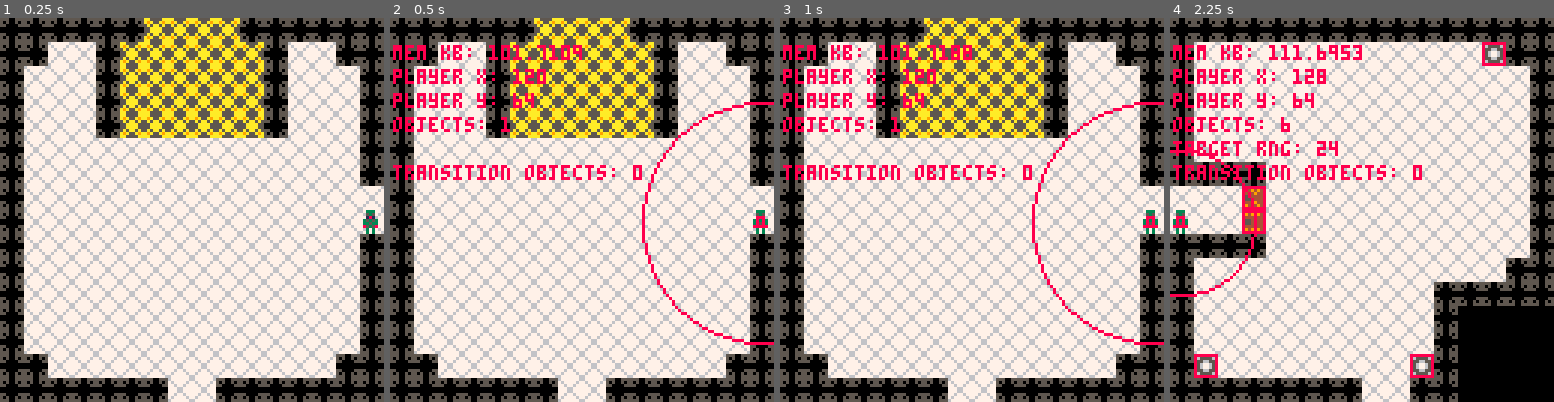
Above: before the commit, frames 1-4 (left to right).
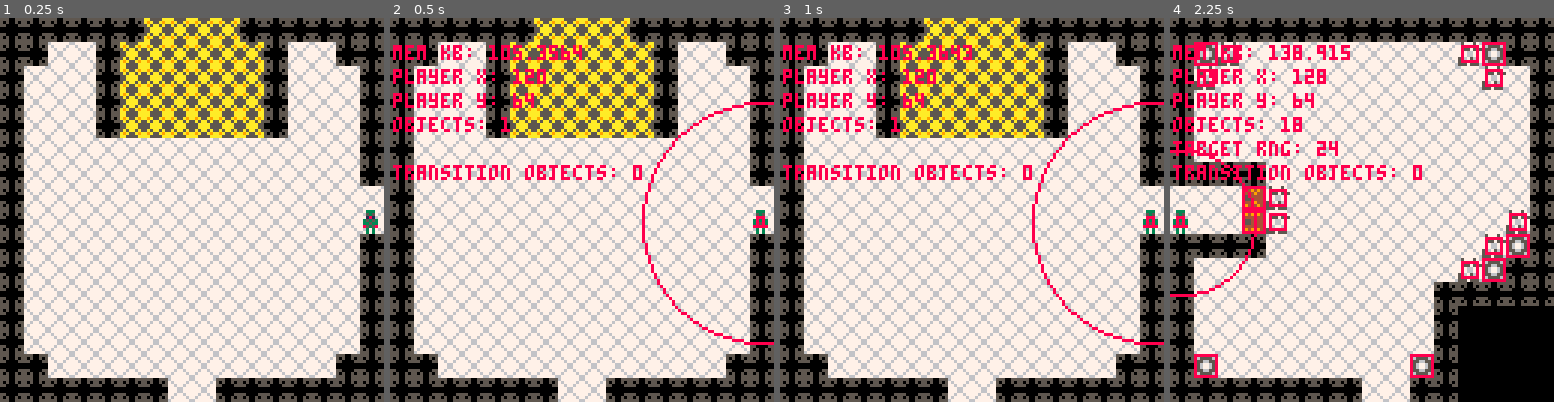
Above: after the commit, the same moments.

Repository: rledford/pico-door
Game: PICO-8 cartridge door.p8
Same seed, same stepped clock (60 frames per second), same inputs: the game is played once before the commit and once after it.
Inputs:
- Up to frame 1 (0.25 s): no input
- Up to frame 2 (0.5 s): tap X (X key) at 0.33 s
- Up to frame 3 (1 s): tap O (Z key) at 0.7 s
- Up to frame 4 (2.25 s): tap X (X key) at 1.07, 1.85 s; hold Right 1.6-2.1 s; tap O (Z key) at 1.7, 2.1 s; hold Up from 2.15 s (still down)

Frame 1 is identical in both runs. In frame 2, 0.1% of the frame differs, in the area x 32-50%, y 7-11%; in frame 3, 0.2%; in frame 4, 3.1%, in the area x 6-94%, y 6-69%.

Commit message:
Add spike traps. Use closest target for auto-target instead of prioritizing threat. Rework spike tiles.

Diff:
--- a/door.p8
+++ b/door.p8
@@ -24,6 +24,11 @@
 -- [x] add particle effects when destroying objects
 -- [x] add xp drops
 -- [x] make destoyed enemy particles match enemy colors
+-- [x] add floor spike traps
+-- [] add wall projectile traps activated by floor tiles (hits player and enemies)
+-- [] add health pickup
+-- [] enemies have low chance to drop health pickup
+-- [] make pickups have random position within area of the enemy sprite
 -- [] add levelup
 -- [] add window
 -- [] make window interactive
@@ -32,8 +37,6 @@
 -- [] apply selected upgrade to player and close levelup window
 -- [] persist which chests have been destroyed
 -- [] make destroyed chests not respawn when reentering room
--- [] add floor spike traps
--- [] add wall projectile traps activated by floor tiles (hits player and enemies)
 -- [] tune enemy movement and damage
 -- [] make enemy spawn points configurable or pull from different type pools based on conditions
 
@@ -61,7 +64,7 @@
 TILE_HALF_SIZE = TILE_SIZE/2
 SCREEN_SIZE = 128
 SCREEN_TILES = SCREEN_SIZE/TILE_SIZE
-MAX_ROOM_OBJECTS = 32
+MAX_ROOM_OBJECTS = 50
 
 NO_GROUP = 0
 PLAYER_GROUP = 1
@@ -69,6 +72,7 @@
 HURT_FLASH_PAL = {8,8,8,8,8,8,8,8,8,8,8,8,8,8,8,8}
 FLOOR_TILE = 2
 DOOR_TILE = 3
+SPIKE_TILE = 4
 ENEMY_SPAWN_TILE = 6
 
 -- globals --
@@ -130,7 +134,7 @@
 	end
 	draw_object(player)
 	if player.target ~= nil then
-		spr(20, player.target.x, player.target.y)
+		spr(13, player.target.x, player.target.y)
 	end
 	draw_particles()
 	if debug then
@@ -459,6 +463,46 @@
 		end
 	end,
 	update=function(this)
+	end
+}
+
+spike_type = {
+	init=function(this)
+		this.hitbox = {x=1,y=1,w=6,h=6}
+		this.frames = {16,17,18}
+		this.frame_times = {5,5,100}
+		this.current_frame = index_of(this.frames, rnd(this.frames))
+		this.frame_time = 0
+		this.frame_step = 1
+		this.reset_time = 100
+		this.reset_timer = 0
+		this.touch_damage = 0
+		this.targetable = false
+		this.collidable = true
+	end,
+	update=function(this)
+		if this.reset_timer > 0 then
+			this.reset_timer -= 1
+			return
+		end
+		this.frame_time += 1
+		if this.frame_time >= this.frame_times[this.current_frame] then
+			this.frame_time = 0
+			if this.current_frame == count(this.frames) then
+				this.frame_step = -1
+			elseif this.current_frame == 1 then
+				if this.frame_step == -1 then
+					this.frame_step = 1
+					this.reset_timer = this.reset_time
+					return
+				end
+			end
+			this.current_frame += this.frame_step
+			this.touch_damage = this.current_frame == count(this.frames) and 10 or 0
+		end
+	end,
+	draw=function(this)
+		spr(this.frames[this.current_frame], this.x, this.y)
 	end
 }
 
@@ -632,13 +676,18 @@
 			if obj ~= other and other.targetable and other.group == group then
 				range = get_range(obj, other)
 				if range > 0 and range <= obj.auto_target_radius then
-					if target.obj == nil or
-					(target.obj.threat < other.threat or
-						(target.obj.threat == other.threat and target.range > range)
-					) then
+					if target.obj == nil or range < target.range then
 						target.obj = other
 						target.range = range
 					end
+					-- prioritized by threat
+					-- if target.obj == nil or
+					-- (target.obj.threat < other.threat or
+					-- 	(target.obj.threat == other.threat and target.range > range)
+					-- ) then
+					-- 	target.obj = other
+					-- 	target.range = range
+					-- end
 				end
 			end
 		end
@@ -928,6 +977,8 @@
 				init_object(door_type, c*TILE_SIZE, r*TILE_SIZE)
 			elseif tile_type == ENEMY_SPAWN_TILE then
 				make_enemy_spawn_point(c*TILE_SIZE,r*TILE_SIZE, {eye_type,fang_type,bug_type, skull_type}, 100)
+			elseif tile_type == SPIKE_TILE then
+				init_object(spike_type, c*TILE_SIZE, r*TILE_SIZE)
 			end
 		end
 	end
@@ -984,22 +1035,22 @@
 	return {x=flr(dest.x-pos.x),y=flr(dest.y-pos.y)}
 end
 __gfx__
-0000000055500555677777764444444411111111aa5555aa67766776090000900900009000000000000000000000000000000000000000006666666669a99a96
-0000000050500505767777674949494511111111a9a55a9a76555567909090099909909900000000000000000000000000000000000000006444444664944946
-00700700550000557767767744449449111111115a5aa5a5755665570000009009000000000000000000000000000000000000000000000049a99a9440000004
-000770000000000077766777455444441111111155aaaa5565677656090900000000909000000000000000000000000000000000000000004494494440000004
-000770000000000077766777455444441111111155aaaa55656776560000909009090000000000000000000000000000000000000000000049a99a9449a99a94
-00700700550000557767767744449449111111115a5aa5a5755665570900000000000090000000000000000000000000000000000000000049a99a9449a99a94
-0000000050500505767777674949494511111111a9a55a9a765555679009090999909099000000000000000000000000000000000000000049a99a9449a99a94
-0000000055500555677777764444444411111111aa5555aa67766776090000900900009000000000000000000000000000000000000000004444444444444444
-66666666667666766666666655555555880000880000000000000000000000000000000000000000000000000000000000000000000000000000000000000000
-66666666667766776666666655155155800000080000000000000000000000000000000000000000000000000000000000000000000000000011d00000011100
-6655665566556655665555665555555500000000000000000000000000000000000000000000000000000000000000000000b000000030000010011001d00d00
-666666666666666666566566515555150000000000000000000000000000000000000000000000000000000000000000000b3b000003b3000d0d10100101d010
-6666666667666766665665665155551500000000000000000000000000000000000000000000000000000000000000000000b000000030000101d0d0010d1010
-66666666677667766655556655555555000000000000000000000000000000000000000000000000000000000000000000000000000000000110010000d00d10
-6556655665566556666666665515515580000008000000000000000000000000000000000000000000000000000000000000000000000000000d110000111000
-66666666666666666666666655555555880000880000000000000000000000000000000000000000000000000000000000000000000000000000000000000000
+0000000055500555677777764444444467777776aa5555aa67766776090000900900009000000000000000000000000000000000880000886666666669a99a96
+0000000050500505767777674949494576777767a9a55a9a76555567909090099909909900000000000000000000000000000000800000086444444664944946
+00700700550000557767767744449449755575555a5aa5a5755665570000009009000000000000000000000000000000000000000000000049a99a9440000004
+000770000000000077766777455444447776677755aaaa5565677656090900000000909000000000000000000000000000000000000000004494494440000004
+000770000000000077766777455444447776677755aaaa55656776560000909009090000000000000000000000000000000000000000000049a99a9449a99a94
+00700700550000557767767744449449776776775a5aa5a5755665570900000000000090000000000000000000000000000000000000000049a99a9449a99a94
+0000000050500505767777674949494576777767a9a55a9a765555679009090999909099000000000000000000000000000000008000000849a99a9449a99a94
+0000000055500555677777764444444455575556aa5555aa67766776090000900900009000000000000000000000000000000000880000884444444444444444
+00000000000000000500050000000000000000000000000000000000000000000000000000000000000000000000000000000000000000000000000000000000
+00000000050005000550055000000000000000000000000000000000000000000000000000000000000000000000000000000000000000000011d00000011100
+0555055505550555055505550000000000000000000000000000000000000000000000000000000000000000000000000000b000000030000010011001d00d00
+000000000000000000000000000000000000000000000000000000000000000000000000000000000000000000000000000b3b000003b3000d0d10100101d010
+0000000000000000000000000000000000000000000000000000000000000000000000000000000000000000000000000000b000000030000101d0d0010d1010
+00000000000000005000500000000000000000000000000000000000000000000000000000000000000000000000000000000000000000000110010000d00d10
+0000000050005000550055000000000000000000000000000000000000000000000000000000000000000000000000000000000000000000000d110000111000
+55505550555055505550555000000000000000000000000000000000000000000000000000000000000000000000000000000000000000000000000000000000
 00333000000000000000000000000000000000000000000000000000000000000000000000000000000000000000000000000000000000000000000000000000
 00535000000000000000000000000000000000000000000000000000000000000000000000000000000000000000000000000000000000000099990000aaaa00
 0018100000000000000000000000000000000000000000000000000000000000000000000000000000000000000000000000000000000000099aa9900aa99aa0
@@ -1147,20 +1198,20 @@
 
 
 __gff__
-0001000300010000000000000000000000020409000000000000000000000000000000000000000000000000000000000000000000000000000000000000000000000000000000000000000000000000000000000000000000000000000000000000000000000000000000000000000000000000000000000000000000000000
+0001000300010000000000000000000000000000000000000000000000000000000000000000000000000000000000000000000000000000000000000000000000000000000000000000000000000000000000000000000000000000000000000000000000000000000000000000000000000000000000000000000000000000
 0000000000000000000000000000000000000000000000000000000000000000000000000000000000000000000000000000000000000000000000000000000000000000000000000000000000000000000000000000000000000000000000000000000000000000000000000000000000000000000000000000000000000000
 __map__
 0101010101010505050501010101010101010101010101010101010101010101000000000000000000000000000000000000000000000000000000000000000000000000000000000000000000000000000000000000000000000000000000000000000000000000000000000000000000000000000000000000000000000000
-0101020201050505050505010202010101020202020202020202020202060101000000000000000000000000000000000000000000000000000000000000000000000000000000000000000000000000000000000000000000000000000000000000000000000000000000000000000000000000000000000000000000000000
-0102020201050505050505010202020101020202020202020202020202020201000000000000000000000000000000000000000000000000000000000000000000000000000000000000000000000000000000000000000000000000000000000000000000000000000000000000000000000000000000000000000000000000
+0101020201050505050505010202010101060402020202020202020204060101000000000000000000000000000000000000000000000000000000000000000000000000000000000000000000000000000000000000000000000000000000000000000000000000000000000000000000000000000000000000000000000000
+0102020201050505050505010202020101040202020202020202020202040201000000000000000000000000000000000000000000000000000000000000000000000000000000000000000000000000000000000000000000000000000000000000000000000000000000000000000000000000000000000000000000000000
 0102020201050505050505010202020101020202020202020202020202020201000000000000000000000000000000000000000000000000000000000000000000000000000000000000000000000000000000000000000000000000000000000000000000000000000000000000000000000000000000000000000000000000
 0102020201050505050505010202020101020202020202020202020202020201000000000000000000000000000000000000000000000000000000000000000000000000000000000000000000000000000000000000000000000000000000000000000000000000000000000000000000000000000000000000000000000000
 0102020202020202020202020202020101020202020202020202020202020201000000000000000000000000000000000000000000000000000000000000000000000000000000000000000000000000000000000000000000000000000000000000000000000000000000000000000000000000000000000000000000000000
 0102020202020202020202020202020101010101020202020202020202020201000000000000000000000000000000000000000000000000000000000000000000000000000000000000000000000000000000000000000000000000000000000000000000000000000000000000000000000000000000000000000000000000
-0102020202020202020202020202020202020203020202020202020202020201000000000000000000000000000000000000000000000000000000000000000000000000000000000000000000000000000000000000000000000000000000000000000000000000000000000000000000000000000000000000000000000000
-0102020202020202020202020202020202020203020202020202020202020201000000000000000000000000000000000000000000000000000000000000000000000000000000000000000000000000000000000000000000000000000000000000000000000000000000000000000000000000000000000000000000000000
-0102020202020202020202020202020101010101020202020202020202020201000000000000000000000000000000000000000000000000000000000000000000000000000000000000000000000000000000000000000000000000000000000000000000000000000000000000000000000000000000000000000000000000
-0102020202020202020202020202020101020202020202020202020202020101000000000000000000000000000000000000000000000000000000000000000000000000000000000000000000000000000000000000000000000000000000000000000000000000000000000000000000000000000000000000000000000000
+0102020202020202020202020202020202020203040202020202020202020201000000000000000000000000000000000000000000000000000000000000000000000000000000000000000000000000000000000000000000000000000000000000000000000000000000000000000000000000000000000000000000000000
+0102020202020202020202020202020202020203040202020202020202020401000000000000000000000000000000000000000000000000000000000000000000000000000000000000000000000000000000000000000000000000000000000000000000000000000000000000000000000000000000000000000000000000
+0102020202020202020202020202020101010101020202020202020202040601000000000000000000000000000000000000000000000000000000000000000000000000000000000000000000000000000000000000000000000000000000000000000000000000000000000000000000000000000000000000000000000000
+0102020202020202020202020202020101020202020202020202020204060101000000000000000000000000000000000000000000000000000000000000000000000000000000000000000000000000000000000000000000000000000000000000000000000000000000000000000000000000000000000000000000000000
 0102020202020202020202020202020101020202020202020202020101010101000000000000000000000000000000000000000000000000000000000000000000000000000000000000000000000000000000000000000000000000000000000000000000000000000000000000000000000000000000000000000000000000
 0102020202020202020202020202020101020202020202020202020100000000000000000000000000000000000000000000000000000000000000000000000000000000000000000000000000000000000000000000000000000000000000000000000000000000000000000000000000000000000000000000000000000000
 0102020202020202020202020202020101020202020202020202020100000000000000000000000000000000000000000000000000000000000000000000000000000000000000000000000000000000000000000000000000000000000000000000000000000000000000000000000000000000000000000000000000000000
@@ -1180,7 +1231,7 @@
 0102020202020202020202020202020101020202020202020202060100000000000000000000000000000000000000000000000000000000000000000000000000000000000000000000000000000000000000000000000000000000000000000000000000000000000000000000000000000000000000000000000000000000
 0102020202020202020202020202020101020202020202020206010100000000000000000000000000000000000000000000000000000000000000000000000000000000000000000000000000000000000000000000000000000000000000000000000000000000000000000000000000000000000000000000000000000000
 0102020101010101010101010101010101020101010101010101010100000000000000000000000000000000000000000000000000000000000000000000000000000000000000000000000000000000000000000000000000000000000000000000000000000000000000000000000000000000000000000000000000000000
-0101020302020202020202020202060202020100000000000000000000000000000000000000000000000000000000000000000000000000000000000000000000000000000000000000000000000000000000000000000000000000000000000000000000000000000000000000000000000000000000000000000000000000
+0101040304020406040402060404020202020100000000000000000000000000000000000000000000000000000000000000000000000000000000000000000000000000000000000000000000000000000000000000000000000000000000000000000000000000000000000000000000000000000000000000000000000000
 0101010101010101010101010101010101010100000000000000000000000000000000000000000000000000000000000000000000000000000000000000000000000000000000000000000000000000000000000000000000000000000000000000000000000000000000000000000000000000000000000000000000000000
 
 
